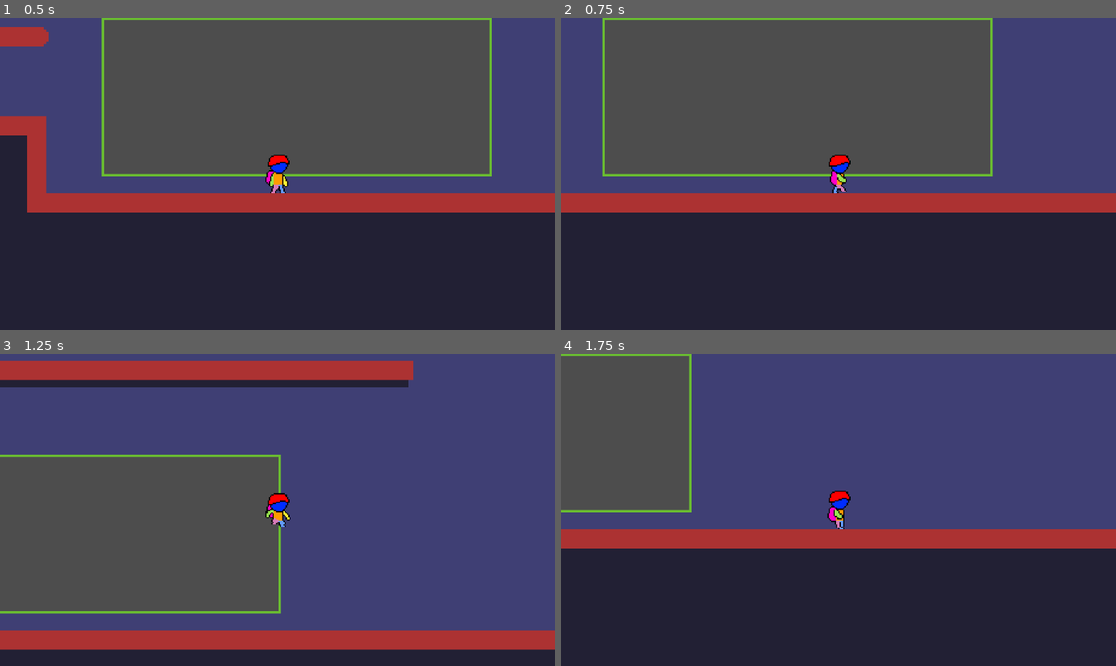
Above: before the commit, frames 1-4 (two rows, left to right).
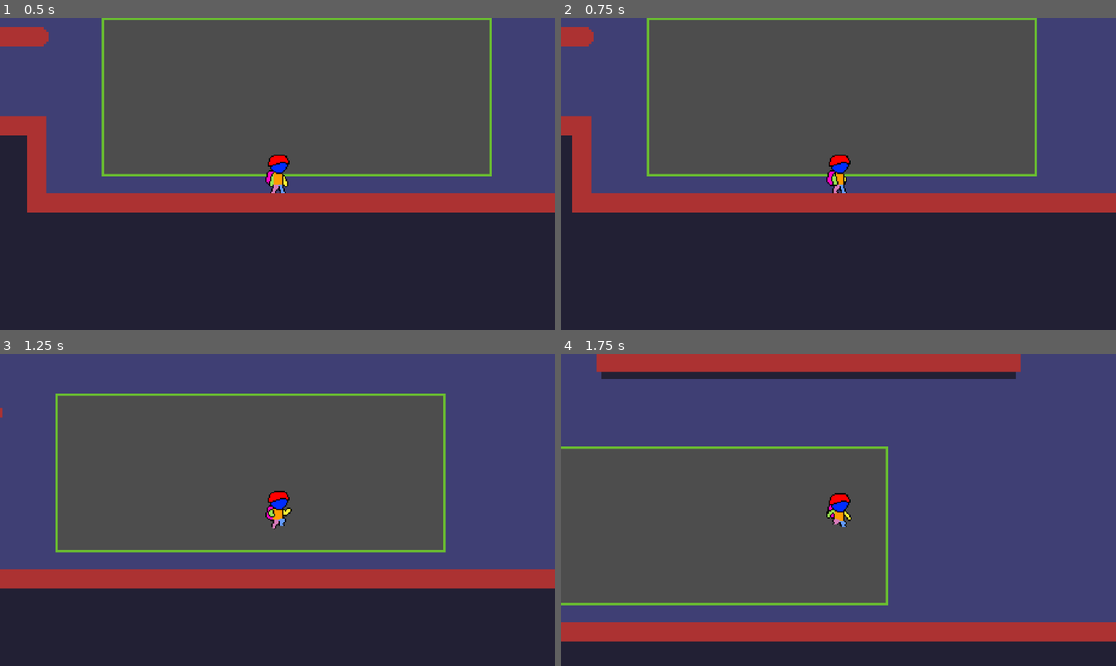
Above: after the commit, the same moments.

Repository: Kassicus/project-starward-defiance
Game: Godot game, scene res://scenes/level.tscn
Two runs of this game, one before a commit and one after it. Both use one fixed random seed, a clock stepped at 60 frames per second and the inputs below.
Inputs:
- Up to frame 1 (0.5 s): no input
- Up to frame 2 (0.75 s): tap Enter at 0.5 s; hold D (move_right) from 0.53 s (still down); hold Shift (bullet_time, bound only after the commit) from 0.53 s (still down); tap E (interact) at 0.6 s
- Up to frame 3 (1.25 s): keep holding D (move_right); keep holding Shift (bullet_time, bound only after the commit); tap W (jump) at 0.77 s
- Up to frame 4 (1.75 s): keep holding D (move_right); release Shift (bullet_time, bound only after the commit) at 1.28 s; tap Shift (bullet_time, bound only after the commit) at 1.35 s; tap W (jump) at 1.52 s; tap E (interact) at 1.55 s

Frame 1 is identical in both runs. In frame 2, 11% of the frame differs, in the area x 0-86%, y 0-63%; in frame 3, 62%, in the area x 0-100%, y 2-95%; in frame 4, 59%.

Commit message:
not sure about having a slowdown effect
Currently [SHIFT] activates bullet time as long as its held down. Kinda nice for hitting precise wall jumps...

Diff:
--- a/starward-defiance/project.godot
+++ b/starward-defiance/project.godot
@@ -42,6 +42,11 @@
 "events": [Object(InputEventKey,"resource_local_to_scene":false,"resource_name":"","device":-1,"window_id":0,"alt_press …(192 unchanged characters)…
 ]
 }
+bullet_time={
+"deadzone": 0.5,
+"events": [Object(InputEventKey,"resource_local_to_scene":false,"resource_name":"","device":-1,"window_id":0,"alt_pressed":false,"shift_pressed":false,"ctrl_pressed":false,"meta_pressed":false,"pressed":false,"keycode":0,"physical_keycode":4194325,"key_label":0,"unicode":0,"location":0,"echo":false,"script":null)
+]
+}
 
 [rendering]
 
--- a/starward-defiance/scenes/player.tscn
+++ b/starward-defiance/scenes/player.tscn
@@ -126,7 +126,7 @@
 sprite_frames = SubResource("SpriteFrames_4ay4b")
 animation = &"walking"
 autoplay = "idle"
-frame_progress = 0.78073
+frame_progress = 0.821892
 
 [node name="CollisionShape2D" type="CollisionShape2D" parent="."]
 position = Vector2(1, 1)
--- a/starward-defiance/scripts/elevator.gd
+++ /dev/null
@@ -1,40 +0,0 @@
-extends AnimatableBody2D
-
-const SPEED: float = 100.0
-
-@onready var player_tooltip: Label = %PlayerTooltip
-@onready var area_2d: Area2D = $Area2D
-@onready var ray_cast_bottom: RayCast2D = $RayCastBottom
-@onready var ray_cast_top: RayCast2D = $RayCastTop
-
-var is_ridable = false
-var at_bottom = true
-
-# Called when the node enters the scene tree for the first time.
-func _ready() -> void:
-	player_tooltip.visible = false
-
-# Called every frame. 'delta' is the elapsed time since the previous frame.
-func _process(delta: float) -> void:
-	if ray_cast_bottom.is_colliding():
-		at_bottom = true
-
-	if ray_cast_top.is_colliding():
-		at_bottom = false
-
-	if velocity.y == 0
-		if is_ridable:
-			if Input.is_action_just_pressed("interact"):
-				if at_bottom:
-					velocity.y = -SPEED
-				else:
-					velocity.y = SPEED
-
-func _on_area_2d_body_entered(body: Node2D) -> void:
-	player_tooltip.text = "press (e) to ride elevator"
-	player_tooltip.visible = true
-	is_ridable = true
-
-func _on_area_2d_body_exited(body: Node2D) -> void:
-	player_tooltip.visible = false
-	is_ridable = false
--- a/starward-defiance/scripts/player.gd
+++ b/starward-defiance/scripts/player.gd
@@ -12,6 +12,11 @@
 var current_jumps = 0
 
 func _physics_process(delta: float) -> void:
+
+	if Input.is_action_pressed("bullet_time"):
+		Engine.time_scale = 0.2
+	else:
+		Engine.time_scale = 1
 	# Add the gravity.
 	if not is_on_floor():
 		velocity += get_gravity() * delta
